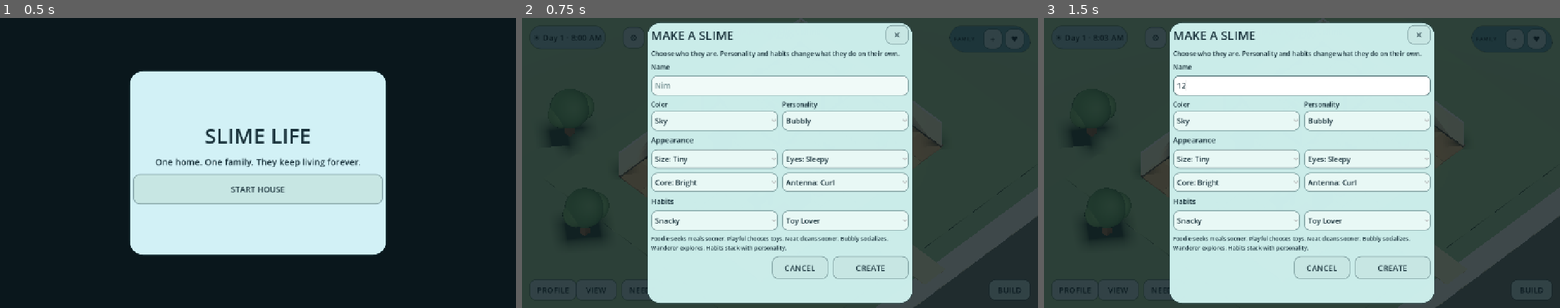
Above: before the commit, frames 1-3 (left to right).
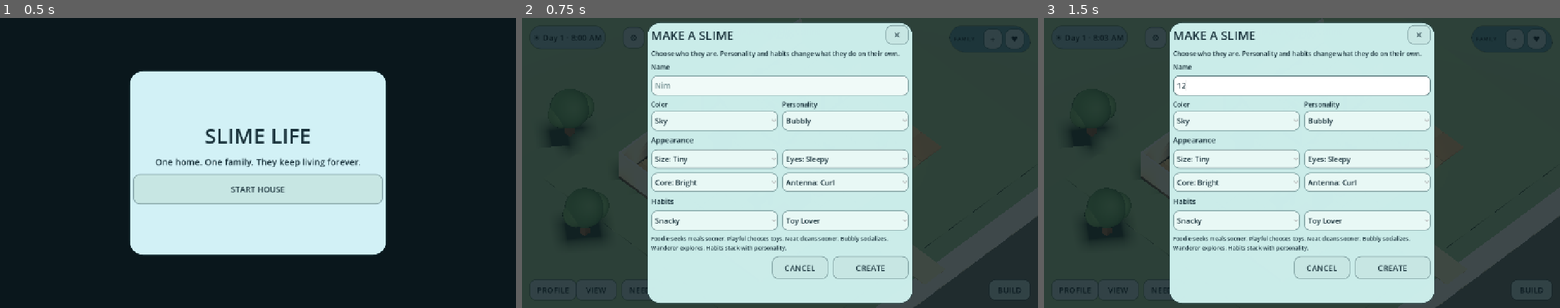
Above: after the commit, the same moments.

Repository: wisteria477/Slime-game
Game: Godot game, scene res://scenes/Main.tscn
Same seed, same stepped clock (60 frames per second), same inputs: the game is played once before the commit and once after it.
Inputs (mouse positions are in pixels of both pictures, inside the frame that each line leads up to):
- Up to frame 1 (0.5 s): no input
- Up to frame 2 (0.75 s): click "START HOUSE" at 0.5 s
- Up to frame 3 (1.5 s): click (1302, 84) at 1.27 s; type "12" at 1.35 s

Frame 1 is identical in both runs. In frame 2, less than 0.1% of the frame differs, in the area x 18-82%, y 36-61%; in frame 3, less than 0.1%.

Commit message:
Make cutaway walls follow camera direction

Diff:
--- a/scripts/build_system.gd
+++ b/scripts/build_system.gd
@@ -1053,15 +1053,62 @@
 
 
 func set_cutaway_visible(enabled: bool) -> void:
-    # Hide the two exterior edges nearest the default isometric camera in Live mode.
-    # The walls remain in simulation/pathfinding; only their meshes are hidden.
+    update_cutaway_for_yaw(-45.0, enabled)
+
+func update_cutaway_for_yaw(yaw_degrees: float, enabled: bool) -> void:
+    # Restore all four exterior edges first.
     for x in range(1, 10):
-        var south_key := _wall_key(Vector2i(x, 8), "N")
-        var south_node := wall_root.get_node_or_null(_wall_node_name(south_key))
-        if south_node:
-            south_node.visible = not enabled
+        var north := wall_root.get_node_or_null(_wall_node_name(_wall_key(Vector2i(x, 1), "N")))
+        var south := wall_root.get_node_or_null(_wall_node_name(_wall_key(Vector2i(x, 8), "N")))
+        if north:
+            north.visible = true
+        if south:
+            south.visible = true
     for z in range(1, 8):
-        var west_key := _wall_key(Vector2i(1, z), "W")
-        var west_node := wall_root.get_node_or_null(_wall_node_name(west_key))
-        if west_node:
-            west_node.visible = not enabled
+        var west := wall_root.get_node_or_null(_wall_node_name(_wall_key(Vector2i(1, z), "W")))
+        var east := wall_root.get_node_or_null(_wall_node_name(_wall_key(Vector2i(10, z), "W")))
+        if west:
+            west.visible = true
+        if east:
+            east.visible = true
+
+    if not enabled:
+        return
+
+    var normalized := wrapf(yaw_degrees, -180.0, 180.0)
+    var hide_north := false
+    var hide_south := false
+    var hide_west := false
+    var hide_east := false
+
+    if normalized >= -135.0 and normalized < -45.0:
+        hide_south = true
+        hide_west = true
+    elif normalized >= -45.0 and normalized < 45.0:
+        hide_south = true
+        hide_east = true
+    elif normalized >= 45.0 and normalized < 135.0:
+        hide_north = true
+        hide_east = true
+    else:
+        hide_north = true
+        hide_west = true
+
+    for x in range(1, 10):
+        if hide_north:
+            var north := wall_root.get_node_or_null(_wall_node_name(_wall_key(Vector2i(x, 1), "N")))
+            if north:
+                north.visible = false
+        if hide_south:
+            var south := wall_root.get_node_or_null(_wall_node_name(_wall_key(Vector2i(x, 8), "N")))
+            if south:
+                south.visible = false
+    for z in range(1, 8):
+        if hide_west:
+            var west := wall_root.get_node_or_null(_wall_node_name(_wall_key(Vector2i(1, z), "W")))
+            if west:
+                west.visible = false
+        if hide_east:
+            var east := wall_root.get_node_or_null(_wall_node_name(_wall_key(Vector2i(10, z), "W")))
+            if east:
+                east.visible = false
